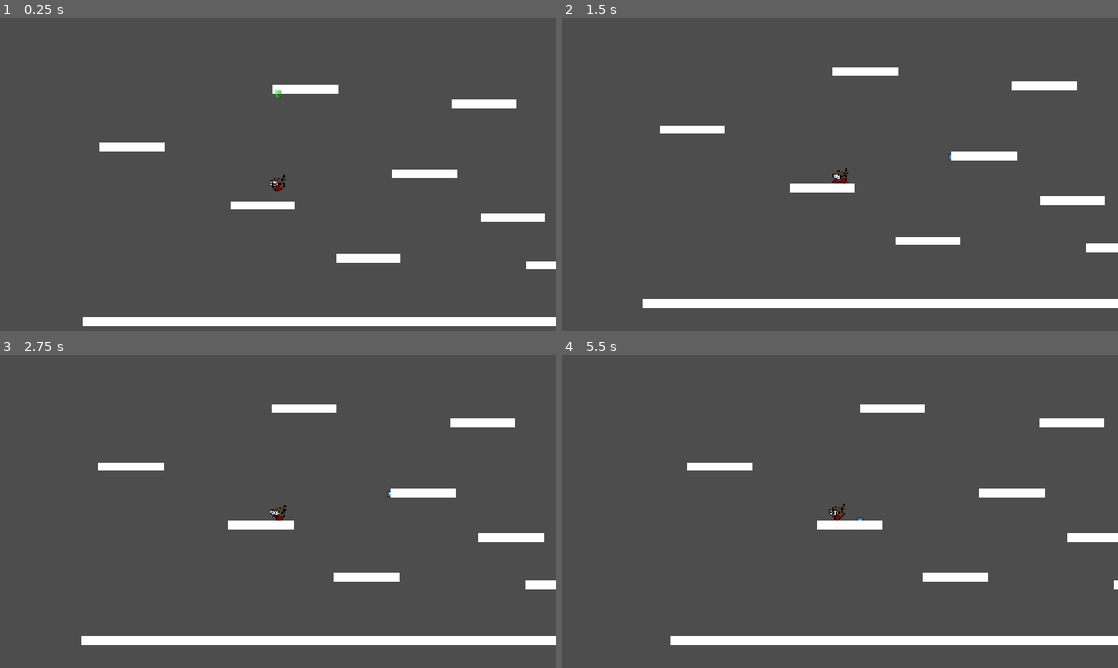
Above: before the commit, frames 1-4 (two rows, left to right).
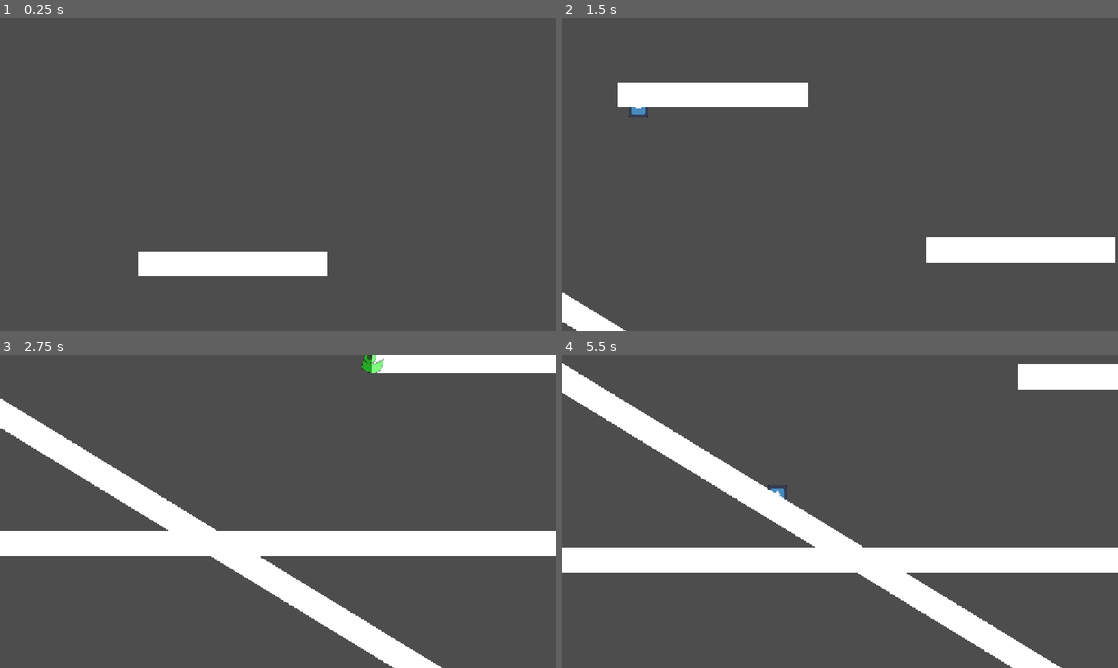
Above: after the commit, the same moments.

Repository: MisterIXI/godot-wildjam-80
Game: Godot game, scene res://scenes/_debug/y_player/y_test_scene.tscn
Two runs of this game, one before a commit and one after it. Both use one fixed random seed, a clock stepped at 60 frames per second and the inputs below. This scene is started directly instead of the project's main scene. The engine's default icon, where the game draws it, is replaced by a stand-in: a white triangle on a blue panel in a dark square.
Inputs (mouse positions are in pixels of both pictures, inside the frame that each line leads up to):
- Up to frame 1 (0.25 s): no input
- Up to frame 2 (1.5 s): tap Enter (ui_accept) at 0.5, 0.77 s; move the mouse to (962, 158) at 0.52 s; press the mouse at (962, 158) at 0.53 s; hold D (move_right) 0.53-1.28 s; move the mouse to (728, 190) at 1.27 s; release the mouse at (728, 190) at 1.28 s; hold A (move_left) from 1.28 s (still down); click (728, 190) at 1.35 s
- Up to frame 3 (2.75 s): tap Enter (ui_accept) at 1.52 s; move the mouse to (333, 442) at 2.02 s; release A (move_left) at 2.03 s; press the mouse at (333, 442) at 2.03 s; hold D (move_right) from 2.03 s (still down)
- Up to frame 4 (5.5 s): move the mouse to (812, 574) at 2.77 s; release D (move_right) at 2.78 s; release the mouse at (812, 574) at 2.78 s; hold W (up) 2.78-3.53 s; click (812, 574) at 2.85 s; tap Enter (ui_accept) at 3.02, 3.77, 4.52 s; move the mouse to (1006, 558) at 3.52 s; press the mouse at (1006, 558) at 3.53 s; hold A (move_left) from 3.53 s (still down); move the mouse to (673, 464) at 4.27 s; release the mouse at (673, 464) at 4.28 s; click (673, 464) at 4.35 s; move the mouse to (867, 511) at 5.02 s; press the mouse at (867, 511) at 5.03 s

The runs differ from the first frame. In frame 1, 7.6% of the frame differs, in the area x 14-100%, y 21-99%; in frame 2, 11%; in frame 3, 20%; in frame 4, 21%, in the area x 0-100%, y 2-100%.

Commit message:
grounded check for player added

Diff:
--- a/scenes/_debug/y_player/y_player.gd
+++ b/scenes/_debug/y_player/y_player.gd
@@ -6,14 +6,24 @@
 @export var custom_joint: CustomJoint
 @export var jumpForce : float = 100
 @export var max_rope_distance : float = 300
+@export var ground_cast: ShapeCast2D
+@export var debug_movement: bool = false
+
+func is_grounded():
+	return ground_cast.is_colliding() or debug_movement
 
 func _physics_process(_delta):
+	# rotate ground ray
+	ground_cast.rotation_degrees = 360 - rotation_degrees
+	if is_grounded():
 	# on move_right and move_left, apply force to the player
-	if Input.is_action_pressed("move_right"):
-		apply_central_force(Vector2(1000, 0))
-	elif Input.is_action_pressed("move_left"):
-		apply_central_force(Vector2(-1000, 0))
-	if Input.is_action_just_pressed("up"):
+		if Input.is_action_pressed("move_right"):
+			if Vector2.RIGHT.dot(linear_velocity) < 100:
+				apply_central_force(Vector2(500, 0))
+		elif Input.is_action_pressed("move_left"):
+			if Vector2.LEFT.dot(linear_velocity) < 100:
+				apply_central_force(Vector2(-500, 0))
+	if debug_movement and Input.is_action_just_pressed("up"):
 		apply_impulse(Vector2.UP * 500)
 	# on jump, apply force to the player
 	if Input.is_action_just_pressed("toilette_paper"):
@@ -35,6 +45,8 @@
 			# spring_joint.node_a = rope_target.get_path()
 			# pin_joint.node_b = rope_target.get_path()
 			custom_joint.activate(result.position)
+			if is_grounded():
+				apply_central_impulse((result.position - global_position) * 2)
 			# print(result.position)
 	if Input.is_action_just_released("toilette_paper"):
 		rope.deactivate()
--- a/scenes/_debug/y_player/y_test_scene.tscn
+++ b/scenes/_debug/y_player/y_test_scene.tscn
@@ -1,80 +1,26 @@
-[gd_scene load_steps=23 format=3 uid="uid://bmddj1v6lc4gn"]
-
-[ext_resource type="Texture2D" uid="uid://w5fb2lnv6ydg" path="res://assets/images/test/bobby.png" id="1_to0xh"]
+[gd_scene load_steps=17 format=3 uid="uid://bmddj1v6lc4gn"]
+
 [ext_resource type="Script" uid="uid://ch3o4nn7tdkpo" path="res://scenes/_debug/y_player/verlet_rope.gd" id="2_2i32g"]
 [ext_resource type="Material" uid="uid://c7fr7y7myakdy" path="res://resources/shaders/outline.tres" id="2_kgcot"]
 [ext_resource type="Script" uid="uid://bag5vv3x50wl4" path="res://scenes/_debug/y_player/y_player.gd" id="2_m4brd"]
+[ext_resource type="Texture2D" uid="uid://daghoato402dg" path="res://assets/images/toilet_debug.png" id="4_4sbcb"]
 [ext_resource type="Texture2D" uid="uid://coqqo1fmdsue2" path="res://icon.svg" id="4_cpx42"]
 [ext_resource type="Script" uid="uid://bol6dlvq252ru" path="res://scenes/_debug/y_player/custom_joint.gd" id="4_esm02"]
 [ext_resource type="Texture2D" uid="uid://bu2javu6ivbji" path="res://assets/images/test/toilet_paper.png" id="6_4sbcb"]
 [ext_resource type="Script" uid="uid://hdw54jovtong" path="res://scenes/_debug/y_player/target_indicator.gd" id="6_kgcot"]
 
-[sub_resource type="AtlasTexture" id="AtlasTexture_2i32g"]
-atlas = ExtResource("1_to0xh")
-region = Rect2(0, 0, 256, 256)
-
-[sub_resource type="AtlasTexture" id="AtlasTexture_m4brd"]
-atlas = ExtResource("1_to0xh")
-region = Rect2(256, 0, 256, 256)
-
-[sub_resource type="AtlasTexture" id="AtlasTexture_cpx42"]
-atlas = ExtResource("1_to0xh")
-region = Rect2(512, 0, 256, 256)
-
-[sub_resource type="AtlasTexture" id="AtlasTexture_esm02"]
-atlas = ExtResource("1_to0xh")
-region = Rect2(768, 0, 256, 256)
-
-[sub_resource type="AtlasTexture" id="AtlasTexture_enpat"]
-atlas = ExtResource("1_to0xh")
-region = Rect2(0, 256, 256, 256)
-
-[sub_resource type="AtlasTexture" id="AtlasTexture_kgcot"]
-atlas = ExtResource("1_to0xh")
-region = Rect2(256, 256, 256, 256)
-
-[sub_resource type="AtlasTexture" id="AtlasTexture_4sbcb"]
-atlas = ExtResource("1_to0xh")
-region = Rect2(512, 256, 256, 256)
-
-[sub_resource type="AtlasTexture" id="AtlasTexture_r31r7"]
-atlas = ExtResource("1_to0xh")
-region = Rect2(768, 256, 256, 256)
-
-[sub_resource type="SpriteFrames" id="SpriteFrames_fj7al"]
-animations = [{
-"frames": [{
-"duration": 0.3,
-"texture": SubResource("AtlasTexture_2i32g")
-}, {
-"duration": 0.3,
-"texture": SubResource("AtlasTexture_m4brd")
-}, {
-"duration": 0.3,
-"texture": SubResource("AtlasTexture_cpx42")
-}, {
-"duration": 0.3,
-"texture": SubResource("AtlasTexture_esm02")
-}, {
-"duration": 0.3,
-"texture": SubResource("AtlasTexture_enpat")
-}, {
-"duration": 0.3,
-"texture": SubResource("AtlasTexture_kgcot")
-}, {
-"duration": 0.3,
-"texture": SubResource("AtlasTexture_4sbcb")
-}, {
-"duration": 0.3,
-"texture": SubResource("AtlasTexture_r31r7")
-}],
-"loop": true,
-"name": &"default",
-"speed": 5.0
-}]
-
-[sub_resource type="CircleShape2D" id="CircleShape2D_d1lms"]
-radius = 20.0
+[sub_resource type="PhysicsMaterial" id="PhysicsMaterial_4sbcb"]
+friction = 0.1
+bounce = 0.3
+
+[sub_resource type="CapsuleShape2D" id="CapsuleShape2D_r31r7"]
+height = 41.6808
+
+[sub_resource type="CapsuleShape2D" id="CapsuleShape2D_fj7al"]
+radius = 8.0
+height = 24.0
+
+[sub_resource type="RectangleShape2D" id="RectangleShape2D_4sbcb"]
 
 [sub_resource type="CircleShape2D" id="CircleShape2D_esm02"]
 
@@ -87,6 +33,51 @@
 size = Vector2(150, 20)
 
 [node name="YTest" type="Node2D"]
+
+[node name="YPlayer" type="RigidBody2D" parent="." node_paths=PackedStringArray("rope", "rope_target", "custom_joint", "ground_cast")]
+position = Vector2(-299, -347)
+physics_material_override = SubResource("PhysicsMaterial_4sbcb")
+center_of_mass_mode = 1
+script = ExtResource("2_m4brd")
+rope = NodePath("../VerletRope")
+rope_target = NodePath("../Target")
+custom_joint = NodePath("CustomJoint")
+ground_cast = NodePath("GroundShapeCheck")
+debug_movement = true
+
+[node name="CharPicDebug" type="Sprite2D" parent="YPlayer"]
+scale = Vector2(0.0830923, 0.0830923)
+texture = ExtResource("4_4sbcb")
+
+[node name="CollisionShape2D2" type="CollisionShape2D" parent="YPlayer"]
+position = Vector2(-4, 2)
+rotation = -0.229376
+shape = SubResource("CapsuleShape2D_r31r7")
+
+[node name="CollisionShape2D3" type="CollisionShape2D" parent="YPlayer"]
+position = Vector2(3, 5)
+rotation = -1.64299
+shape = SubResource("CapsuleShape2D_fj7al")
+
+[node name="FollowCam" type="Camera2D" parent="YPlayer"]
+zoom = Vector2(2.91, 2.91)
+process_callback = 0
+position_smoothing_enabled = true
+
+[node name="CustomJoint" type="Node2D" parent="YPlayer"]
+script = ExtResource("4_esm02")
+
+[node name="TargetIndicator" type="Sprite2D" parent="YPlayer"]
+z_index = 1680
+position = Vector2(149, 6.00002)
+scale = Vector2(0.340013, 0.340013)
+texture = ExtResource("6_4sbcb")
+script = ExtResource("6_kgcot")
+
+[node name="GroundShapeCheck" type="ShapeCast2D" parent="YPlayer"]
+shape = SubResource("RectangleShape2D_4sbcb")
+target_position = Vector2(0, 12)
+max_results = 4
 
 [node name="VerletRope" type="Node2D" parent="." node_paths=PackedStringArray("rope", "rope_anchor", "player")]
 script = ExtResource("2_2i32g")
@@ -106,37 +97,6 @@
 points = PackedVector2Array(0, 0, 41.42, 35.215)
 texture_mode = 1
 
-[node name="YPlayer" type="RigidBody2D" parent="." node_paths=PackedStringArray("rope", "rope_target", "custom_joint")]
-position = Vector2(-299, -347)
-lock_rotation = true
-script = ExtResource("2_m4brd")
-rope = NodePath("../VerletRope")
-rope_target = NodePath("../Target")
-custom_joint = NodePath("CustomJoint")
-
-[node name="AnimatedSprite2D" type="AnimatedSprite2D" parent="YPlayer"]
-scale = Vector2(0.16, 0.16)
-sprite_frames = SubResource("SpriteFrames_fj7al")
-autoplay = "default"
-frame_progress = 0.590128
-
-[node name="CollisionShape2D" type="CollisionShape2D" parent="YPlayer"]
-shape = SubResource("CircleShape2D_d1lms")
-
-[node name="FollowCam" type="Camera2D" parent="YPlayer"]
-process_callback = 0
-position_smoothing_enabled = true
-
-[node name="CustomJoint" type="Node2D" parent="YPlayer"]
-script = ExtResource("4_esm02")
-
-[node name="TargetIndicator" type="Sprite2D" parent="YPlayer"]
-z_index = 1680
-position = Vector2(149, 6.00002)
-scale = Vector2(0.340013, 0.340013)
-texture = ExtResource("6_4sbcb")
-script = ExtResource("6_kgcot")
-
 [node name="Target" type="StaticBody2D" parent="."]
 
 [node name="Sprite2D" type="Sprite2D" parent="Target"]
@@ -155,6 +115,17 @@
 shape = SubResource("RectangleShape2D_cprxv")
 
 [node name="Sprite2D" type="Sprite2D" parent="Env/StaticBody2D"]
+scale = Vector2(1500, 20)
+texture = SubResource("CanvasTexture_cprxv")
+
+[node name="StaticBody2D27" type="StaticBody2D" parent="Env"]
+position = Vector2(-83.0001, 127)
+rotation = 0.547857
+
+[node name="CollisionShape2D" type="CollisionShape2D" parent="Env/StaticBody2D27"]
+shape = SubResource("RectangleShape2D_cprxv")
+
+[node name="Sprite2D" type="Sprite2D" parent="Env/StaticBody2D27"]
 scale = Vector2(1500, 20)
 texture = SubResource("CanvasTexture_cprxv")
 
